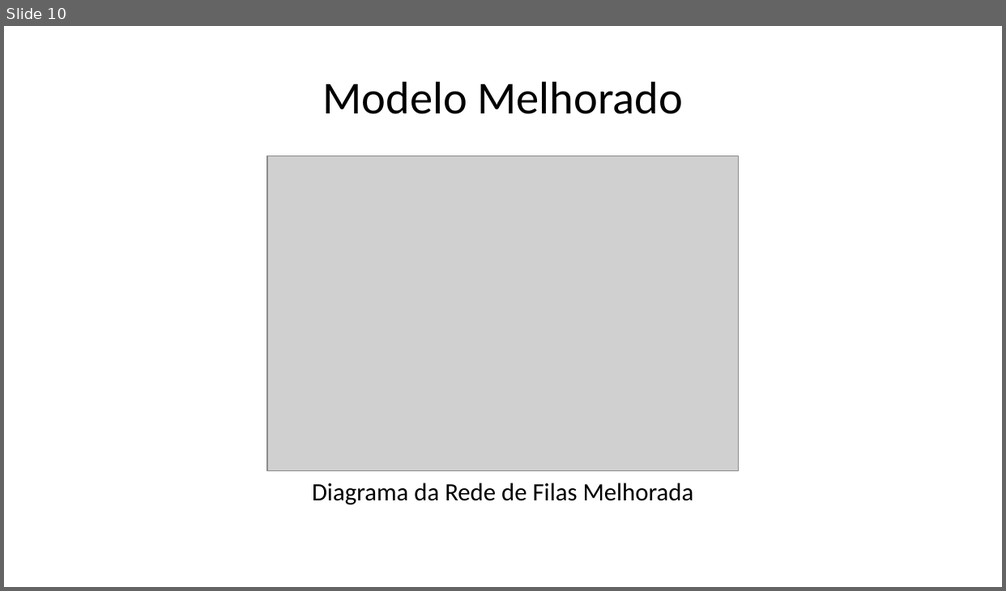
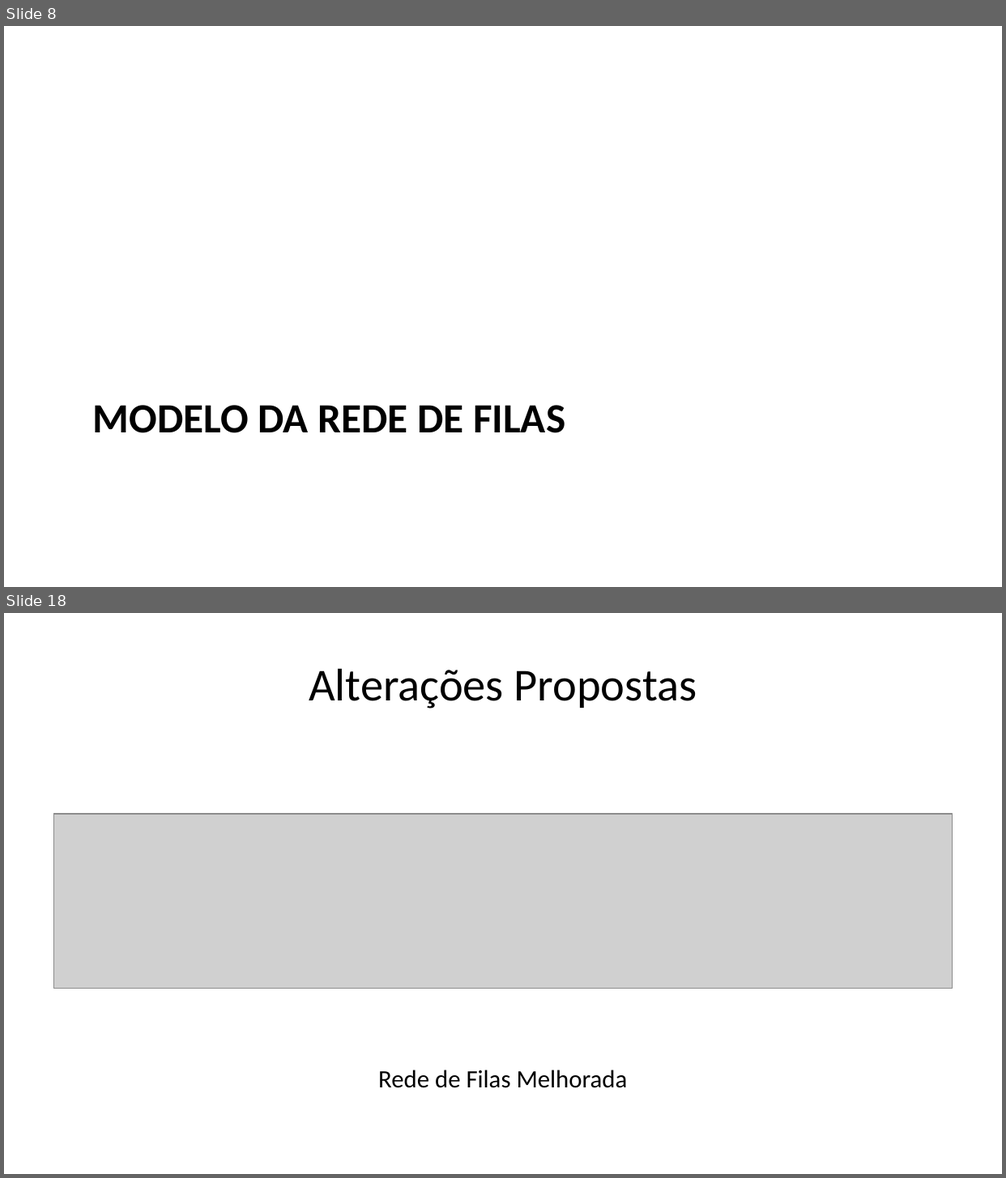
Before and after one commit to bengo501/-T2-Avalia-o-de-Aprendizagem-Simula-o-e-M-todos-Anal-ticos---2025-1, a slide deck: apresentacao_hospital.pptx. Shown one above the other, each under a label of ours: slide 10 before the commit, slides 8 and 18 after it; the slides between them are not shown. The pictures are 1006x591 and 1006x1178 pixels, drawn with LibreOffice and Linux fonts; fonts in the diff are those of the drawing; grey boxes stand for pictures. Boxes give left, top, right and bottom in pixels: in the first picture for what was removed or moved away, otherwise in the second. Text is boxed around its words. In the diff, an @@ line names an element or a change of style, - is before the commit and + after.

```diff
--- a/apresentacao_hospital.pptx
+++ b/apresentacao_hospital.pptx
@@ slide 18 added at [4, 613, 1002, 1174], background #FFFFFF @@
@@ title added at [309, 668, 697, 709], 33 pt, text #000000 @@
+Alterações Propostas
@@ picture added at [54, 814, 952, 988] @@
@@ text added at [378, 1070, 628, 1088], 18 pt, text #000000 @@
+Rede de Filas Melhorada
@@ what was slide 10 is now slide 8 @@
@@ slide 8 changed as well @@
@@ title removed at [322, 81, 684, 114] @@
-Modelo Melhorado
@@ picture removed at [267, 156, 739, 471] @@
@@ title at [93, 405, 565, 433]: text changed; size 18 to 30 pt; bold on @@
-Diagrama da Rede de Filas Melhorada
+MODELO DA REDE DE FILAS
```
Also in this commit, not shown: 7 other slides changed, 24 other slides added, 4 slides removed, 13 other files.
